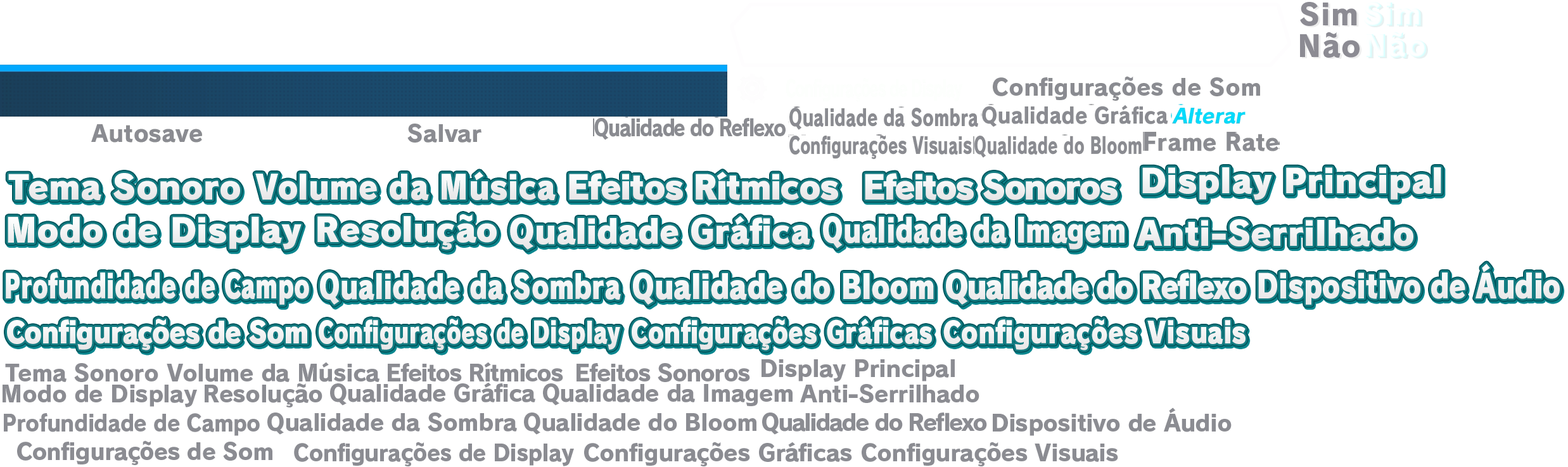
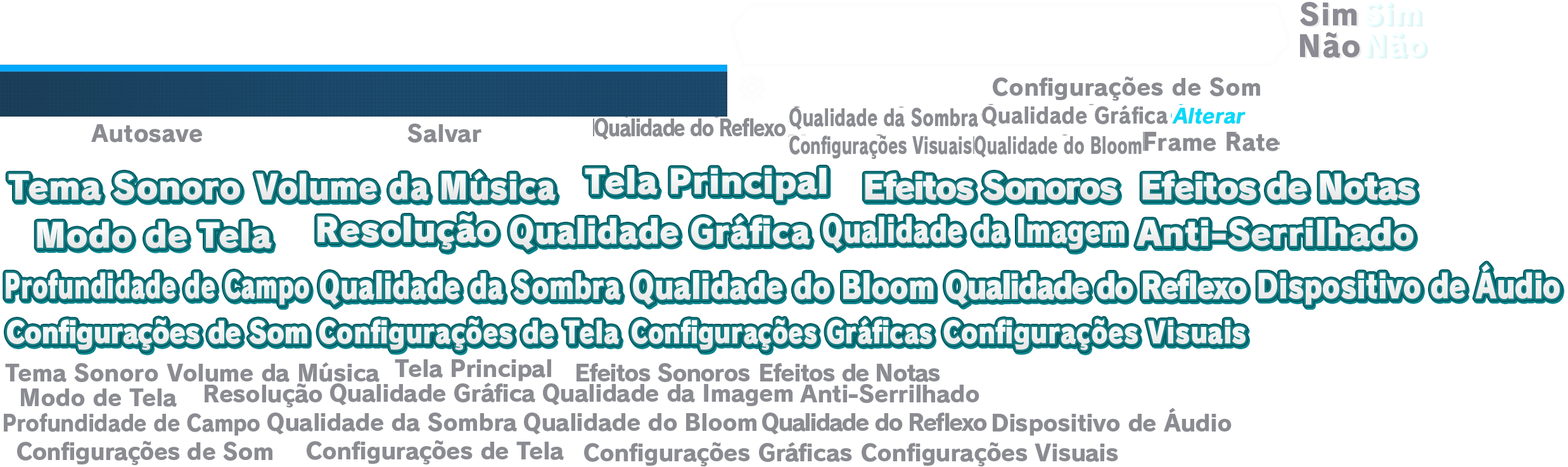
Before/after of a 1568px x 467px layered artwork. What changed in the layer stack:
added group "Unselected (New)" with 12 layers above "Unselected" over [left=19, top=359, right=943, bottom=465]
added group "Selected (New)" with 12 layers above "Selected" over [left=31, top=164, right=1424, bottom=356]
added group "Configurações de Tela (New)" (2nd of 2, in "Selected (New)") with 2 layers in group "Selected (New)" over [left=315, top=315, right=625, bottom=356]
added layer "Configurações de Tela" (2nd of 2, in "Selected (New)" › "Configurações de Tela (New)") in group "Configurações de Tela (New)" over [left=318, top=318, right=620, bottom=351]
added group "Modo de Tela (New)" (2nd of 2, in "Selected (New)") with 2 layers in group "Selected (New)" over [left=31, top=216, right=281, bottom=255]
added group "Tela Principal (New)" (2nd of 2, in "Selected (New)") with 2 layers in group "Selected (New)" over [left=579, top=164, right=835, bottom=206]
added layer "Tela Principal" (2nd of 2, in "Selected (New)" › "Tela Principal (New)") in group "Tela Principal (New)" over [left=584, top=167, right=827, bottom=201]
added group "Efeitos de Notas (New)" (2nd of 2, in "Selected (New)") with 2 layers in group "Selected (New)" over [left=1139, top=167, right=1424, bottom=206]
added layer "Efeitos de Notas" (2nd of 2, in "Selected (New)" › "Efeitos de Notas (New)") in group "Efeitos de Notas (New)" over [left=1142, top=172, right=1416, bottom=201]
hid group "Configurações de Display" (5th of 8, in "Selected") (2 layers) over [left=315, top=315, right=625, bottom=356]
hid group "Modo de Display" (3rd of 4, in "Selected") (2 layers) over [left=4, top=213, right=306, bottom=255]
hid group "Display Principal" (3rd of 4, in "Selected") (2 layers) over [left=1139, top=164, right=1446, bottom=206]
hid group "Efeitos Rítmicos" (3rd of 4, in "Selected") (2 layers) over [left=565, top=166, right=844, bottom=206]
…and 14 more changes (9 added, 1 painted, 4 visibility)
